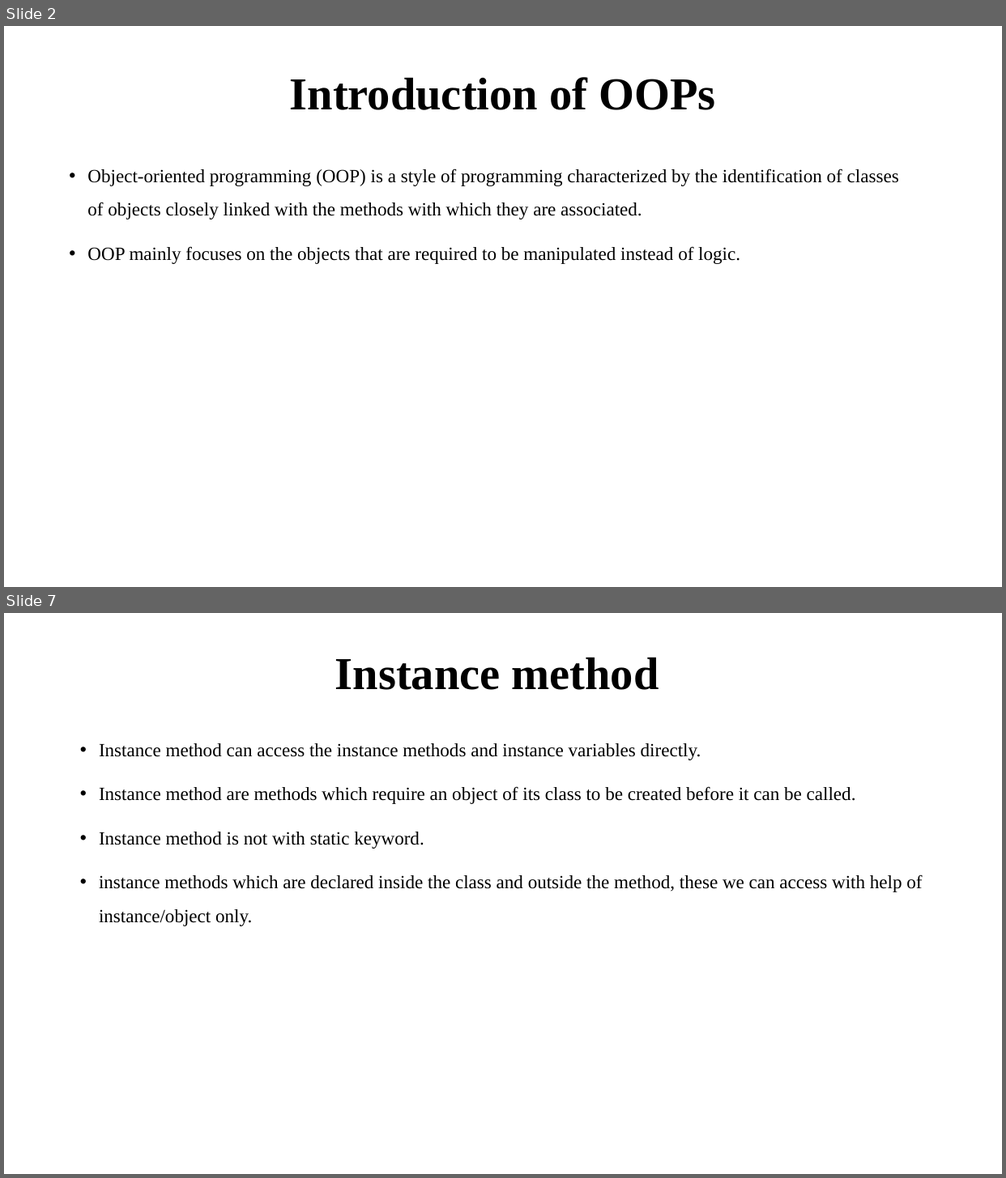
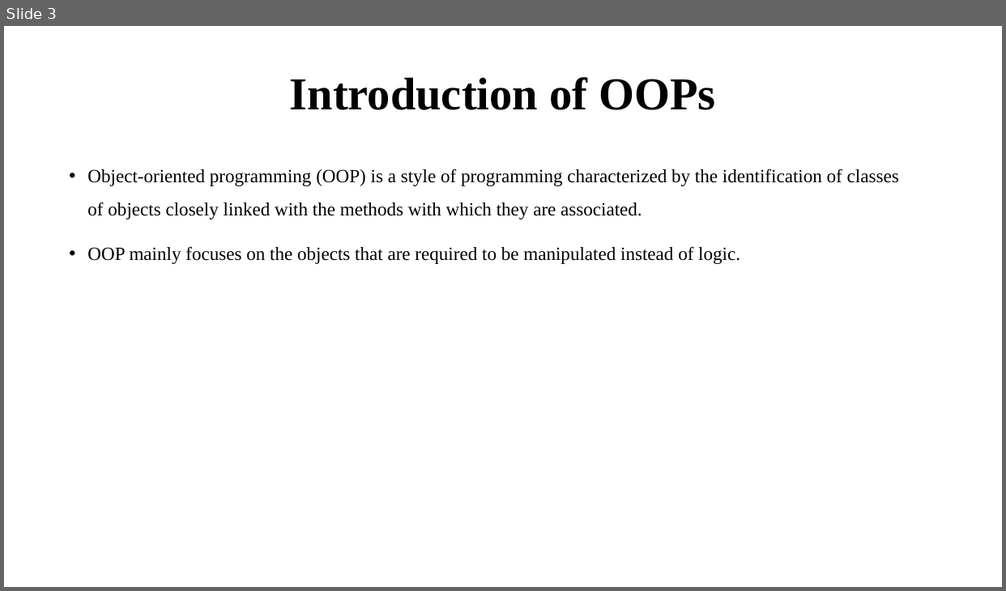
Before and after one commit to amitsharma7565/Core_and_Advance_Java, a slide deck: oops.pptx. Shown one above the other, each under a label of ours: slides 2 and 7 before the commit, slide 3 after it; the slides between them are not shown. The pictures are 1006x1178 and 1006x591 pixels, drawn with LibreOffice and Linux fonts; fonts in the diff are those of the drawing. Boxes give left, top, right and bottom in pixels: in the first picture for what was removed or moved away, otherwise in the second. Text is boxed around its words. In the diff, an @@ line names an element or a change of style, - is before the commit and + after.

```diff
--- a/oops.pptx
+++ b/oops.pptx
@@ slide 7 removed at bbox=[4, 613, 1002, 1174], background #FFFFFF @@
@@ title removed at bbox=[335, 657, 659, 690] @@
-Instance method
@@ text removed at bbox=[99, 743, 922, 926] @@
-• Instance method can access the instance methods and instance variables directly.
-• Instance method are methods which require an object of its class to be created before it can be called.
-• Instance method is not with static keyword.
-• instance methods which are declared inside the class and outside the method, these we can access with help of instance/object only.
@@ what was slide 2 is now slide 3 @@
```
Also in this commit, not shown: 3 slides changed, 27 slides added, 4 other slides removed, 3 other files.
